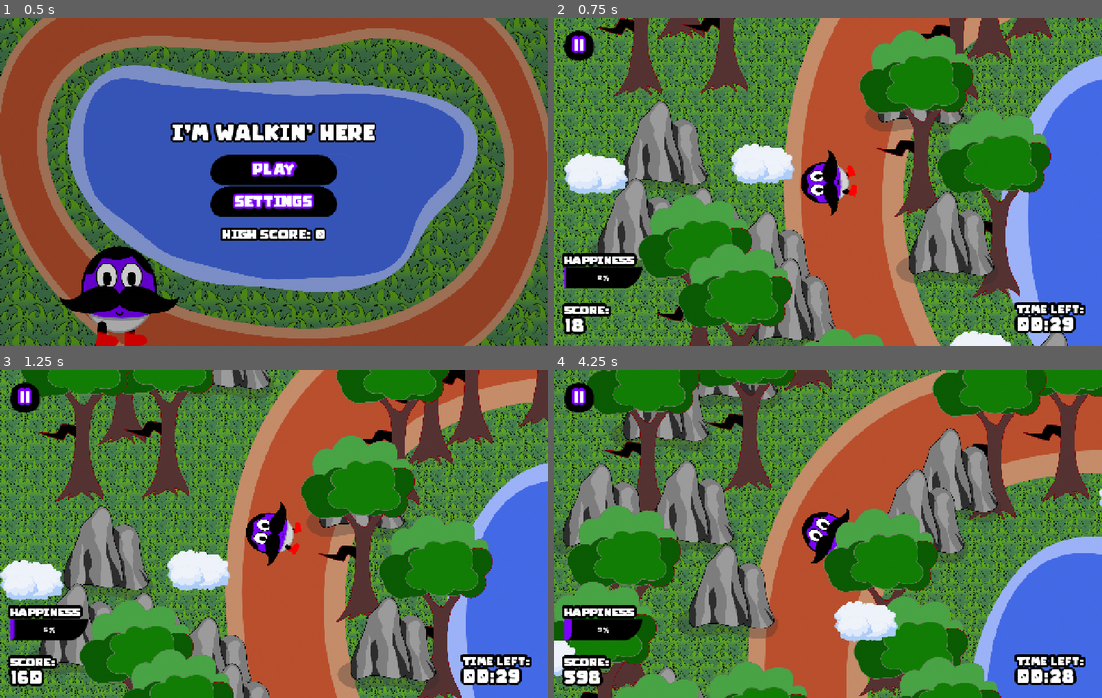
Above: before the commit, frames 1-4 (two rows, left to right).
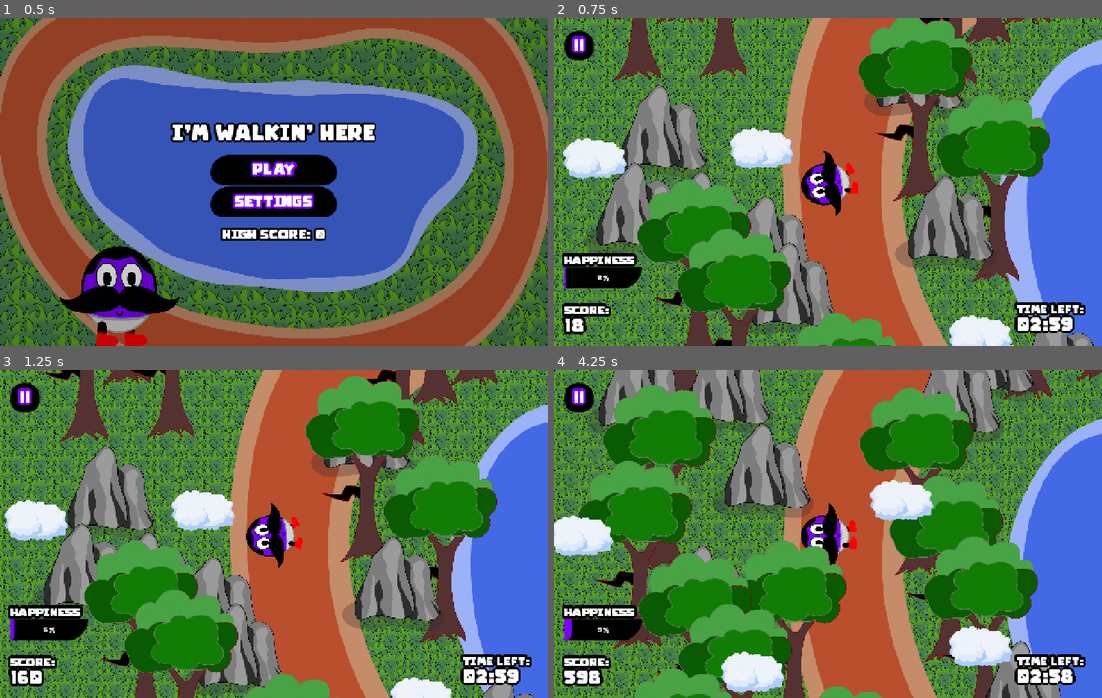
Above: after the commit, the same moments.

Repository: HyperGameDev/im-walking-here
Game: Godot game, scene res://scenes/main_scene.tscn
The game is run twice, just before and just after one commit, with the same random seed, the same clock (stepped at 60 frames per second) and the same inputs.
Inputs (mouse positions are in pixels of both pictures, inside the frame that each line leads up to):
- Up to frame 1 (0.5 s): no input
- Up to frame 2 (0.75 s): click "PLAY" at 0.5 s
- Up to frame 3 (1.25 s): no input
- Up to frame 4 (4.25 s): click "||" at 1.25 s; click "RESTART" at 2 s; click "PLAY" at 2.75 s; click (828, 566) at 3.52 s

Frame 1 is identical in both runs. In frame 2, 46% of the frame differs, in the area x 0-100%, y 0-100%; in frame 3, 70%; in frame 4, 84%.

Commit message:
path move slower

Diff:
--- a/scenes/main_menu.tscn
+++ b/scenes/main_menu.tscn
@@ -51,6 +51,7 @@
 [node name="Player" parent="." instance=ExtResource("4_wu84c")]
 unique_name_in_owner = true
 position = Vector2(288, 656)
+animation = &"idle"
 
 [node name="Menu_BG_Underlay" type="TextureRect" parent="."]
 modulate = Color(1, 1, 1, 0.203922)
--- a/scripts/path.gd
+++ b/scripts/path.gd
@@ -2,7 +2,7 @@
 
 static var ref: Path2D
 
-var round_length: float = 30.:
+var round_length: float = 180.:
 	set(value):
 		round_length = value
 		UI.ref.update_score()
